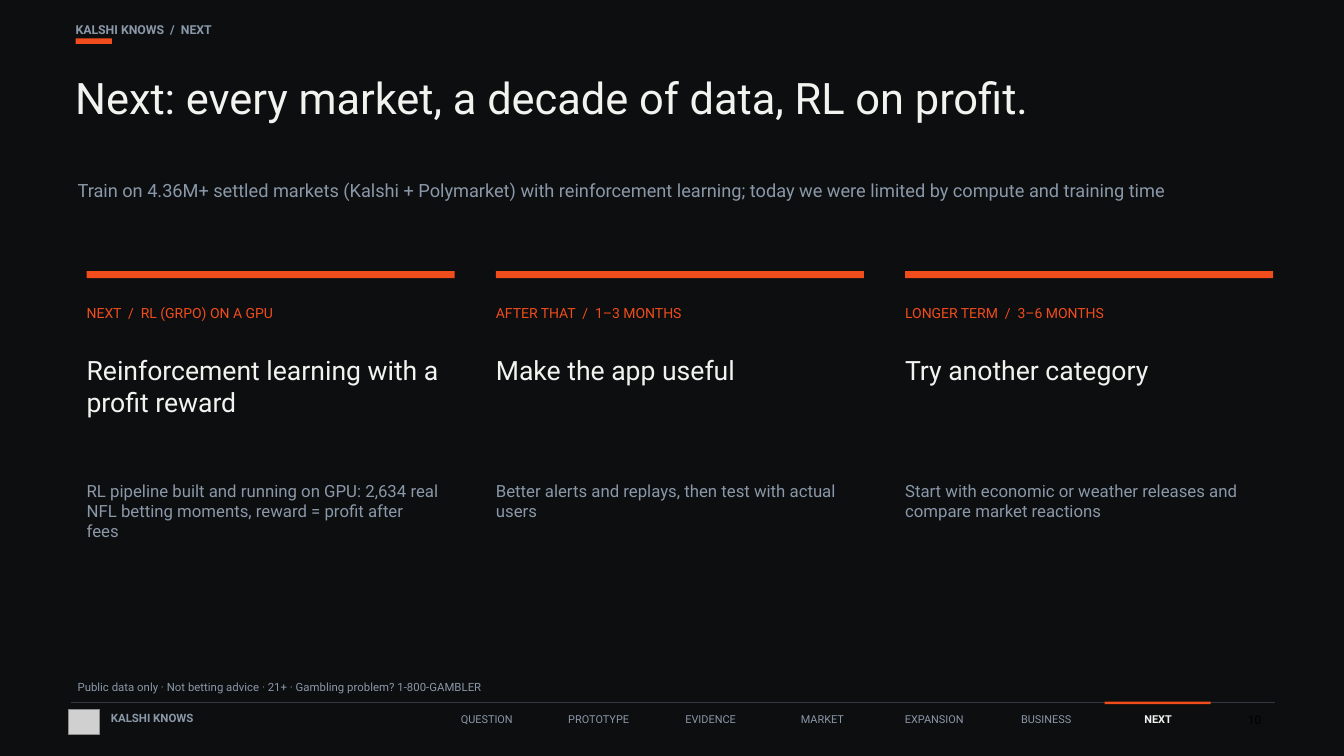
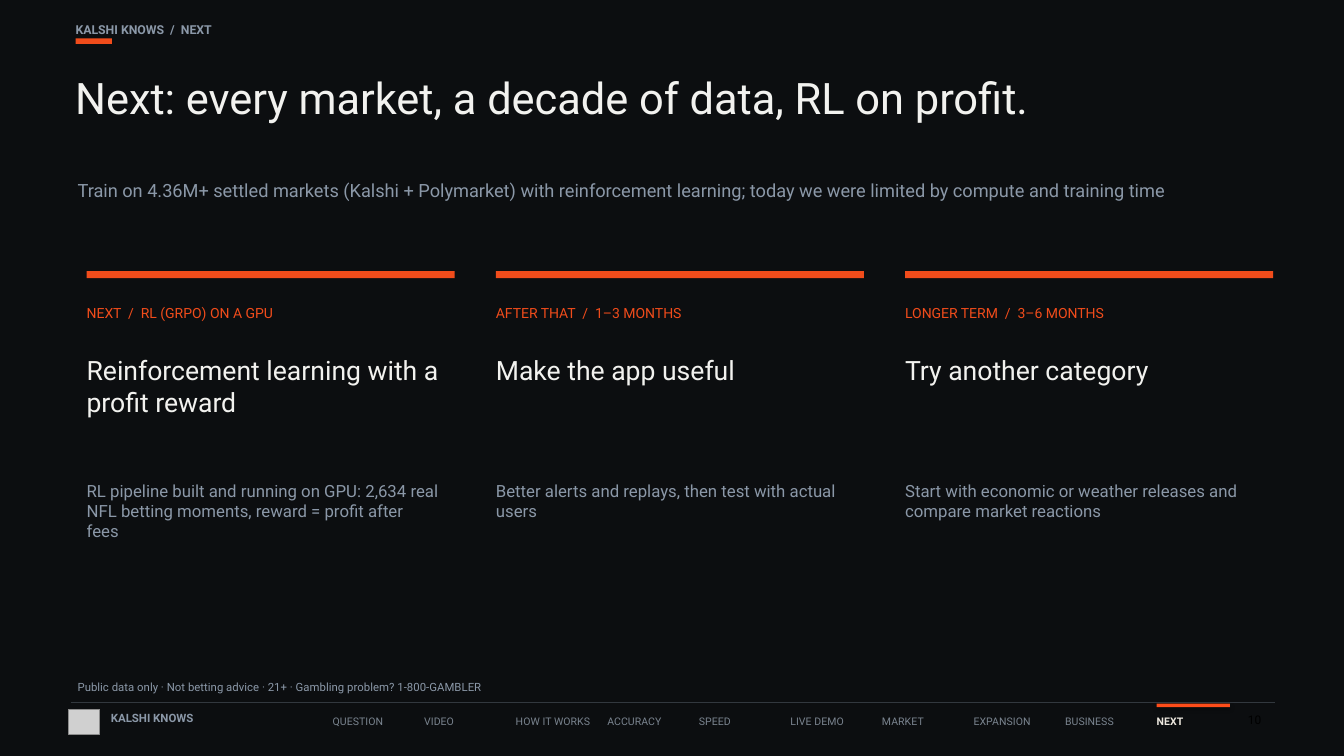
Before and after one commit to faisal-nabulsi/kalshi-knows, a slide deck: slide 10 of slides/Kalshi_Knows_FINAL.pptx. Drawn at 1344x756 pixels with LibreOffice and Linux fonts; fonts in the diff are those of the drawing; grey boxes stand for pictures. Boxes give left, top, right and bottom in pixels: in the first picture for what was removed or moved away, otherwise in the second. Text is boxed around its words. In the diff, an @@ line names an element or a change of style, - is before the commit and + after.

```diff
--- a/slides/Kalshi_Knows_FINAL.pptx
+++ b/slides/Kalshi_Knows_FINAL.pptx
@@ size 7.8 to 7.5 pt, text colour #8B98A8 to #7A848F; alignment centre to left; vertical alignment middle to top in 4 elements at <box>1065,717,1114,725</box>, <box>974,717,1031,725</box>, <box>882,717,924,725</box>, <box>333,717,383,726</box> @@
@@ text "QUESTION": place and size @@
-text "QUESTION" at <box>461,715,513,724</box>
+text "QUESTION" at <box>333,717,383,726</box>
@@ text added at <box>424,717,454,725</box>, 7.5 pt, text #7A848F @@
+VIDEO
@@ text added at <box>516,717,590,725</box>, 7.5 pt, text #7A848F @@
+HOW IT WORKS
@@ text removed at <box>568,715,629,723</box> @@
-PROTOTYPE
@@ text added at <box>607,717,661,725</box>, 7.5 pt, text #7A848F @@
+ACCURACY
@@ text removed at <box>685,715,736,723</box> @@
-EVIDENCE
@@ text added at <box>699,717,731,725</box>, 7.5 pt, text #7A848F @@
+SPEED
@@ text added at <box>790,717,843,725</box>, 7.5 pt, text #7A848F @@
+LIVE DEMO
@@ text "MARKET": place and size @@
-text "MARKET" at <box>801,715,844,723</box>
+text "MARKET" at <box>882,717,924,725</box>
@@ text "EXPANSION": place and size @@
-text "EXPANSION" at <box>905,715,964,723</box>
+text "EXPANSION" at <box>974,717,1031,725</box>
@@ text "BUSINESS": place and size @@
-text "BUSINESS" at <box>1021,715,1071,723</box>
+text "BUSINESS" at <box>1065,717,1114,725</box>
@@ text "NEXT": place and size @@
-text "NEXT" at <box>1144,715,1172,723</box>
+text "NEXT" at <box>1157,717,1184,725</box>
@@ text "NEXT" at <box>1157,717,1184,725</box>: size 7.8 to 7.5 pt, text colour #F2F2EF to #EDE8DF; alignment centre to left; vertical alignment middle to top @@
@@ rectangle: place and size @@
-rectangle at <box>1105,702,1211,705</box>
+rectangle at <box>1156,704,1230,708</box>
@@ rectangle at <box>1156,704,1230,708</box>: fill #F14C1B to #FF4D1A; shadow on @@
```
Also in this commit, not shown: 9 other slides changed, 1 other file.
